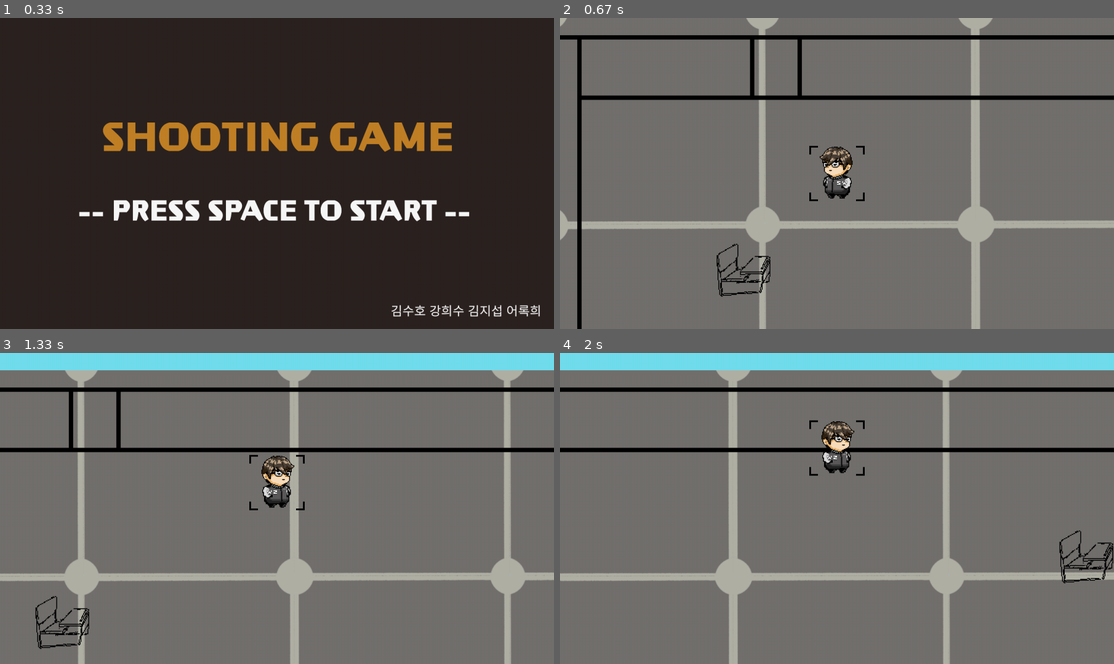
Above: before the commit, frames 1-4 (two rows, left to right).
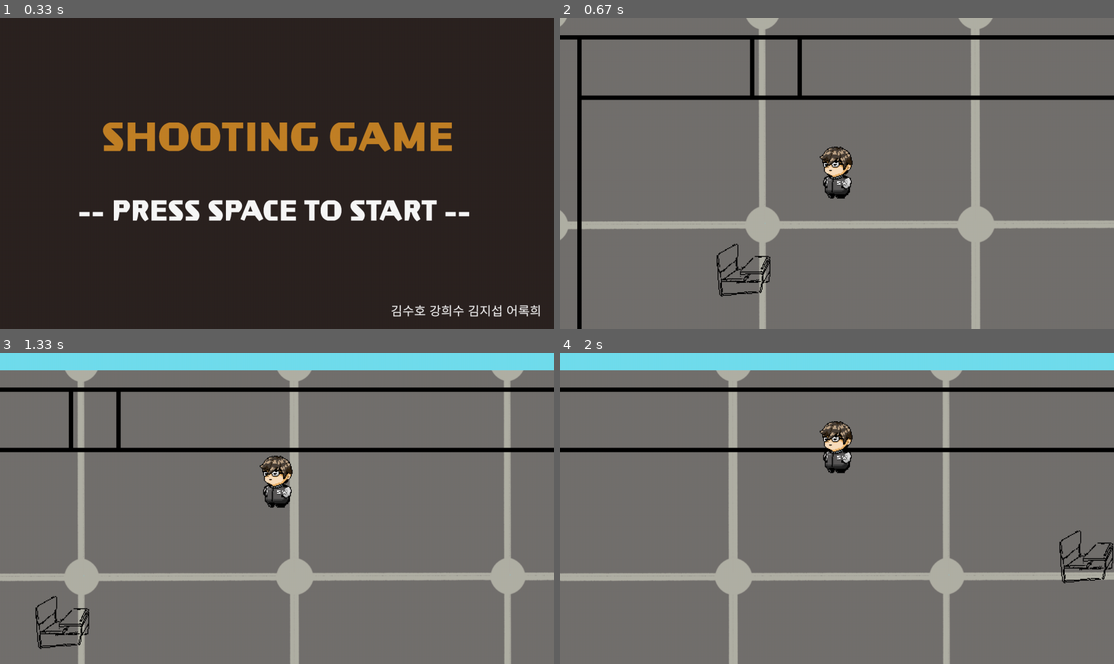
Above: after the commit, the same moments.

Repository: Srat00/PyGameProject
Game: pygame game, started from pyGameSurvival.py
Two runs of this game, one before a commit and one after it. Both use one fixed random seed, a clock stepped at 60 frames per second and the inputs below.
Inputs (mouse positions are in pixels of both pictures, inside the frame that each line leads up to):
- Up to frame 1 (0.33 s): no input
- Up to frame 2 (0.67 s): tap Space at 0.33 s
- Up to frame 3 (1.33 s): hold Right 0.67-1.13 s; move the mouse to (277, 530) at 0.7 s; hold Up from 1.17 s (still down)
- Up to frame 4 (2 s): release Up at 1.47 s; hold Right 1.5-1.97 s

Frame 1 is identical in both runs. In frame 2, less than 0.1% of the frame differs, in the area x 45-55%, y 41-59%; in frame 3, 0.6%; in frame 4, 0.6%, in the area x 45-55%, y 21-40%.

Commit message:
애니메이션 구현중

Diff:
--- a/pyGameSurvival.py
+++ b/pyGameSurvival.py
@@ -38,13 +38,27 @@
 class Player(pygame.sprite.Sprite):
 	def __init__(self, pos, group):
 		super().__init__(group) # super()는 부모 클래스의 생성자를 호출한다.
-		self.image = pygame.image.load('graphics/stay/0.png').convert_alpha()
-		self. image = pygame.transform.scale(self.image, (128, 128))  #크기 키움
+
+		self.apply_status(status='stay')
+
+		# self.image = pygame.image.load('graphics/stay/0.png').convert_alpha()
+		# self. image = pygame.transform.scale(self.image, (128, 128))  #크기 키움
+
 		self.image_right = self.image
 		self.image_left = pygame.transform.flip(self.image, True, False)
 		self.rect = self.image.get_rect(center = pos)
 		self.direction = pygame.math.Vector2() # (x, y) 형식의 벡터
 		self.speed = 10
+
+	def apply_status(self, status):
+		if status == 'stay':
+			self.sprites = [] #이 부분 if문 밖으로 빼도 되는지 확인
+			self.sprites.append(pygame.image.load('graphics/left/0.png'))
+			self.sprites.append(pygame.image.load('graphics/left/1.png'))
+			self.sprites.append(pygame.image.load('graphics/left/2.png'))
+			self.current_sprite = 0
+			self.image = self.sprites[self.current_sprite]
+			self.image = pygame.transform.scale(self.image, (128, 128))
 
 	# 주인공 이동
 	def input(self):
@@ -78,6 +92,13 @@
 
 	def update(self):
 		self.input()
+
+		self.current_sprite += 0.7
+		if int(self.current_sprite) >= len(self.sprites):
+			self.current_sprite = 0
+		self.image = self.sprites[int(self.current_sprite)]
+		self. image = pygame.transform.scale(self.image, (128, 128))
+
 		if self.direction != pygame.Vector2(0,0): # 방향이 정해져 있을 때만 이동
 			new_rect = self.rect.move(self.direction * self.speed)
 			if not any(obstacle.collision_rect.colliderect(new_rect) for obstacle in obstacles):
@@ -373,6 +394,9 @@
 
 player = Player((640,360),camera_group) # 주인공 객체 생성, 카메라 그룹에 속함
 
+moving_sprites = pygame.sprite.Group()
+moving_sprites.add(player)
+
 for i in range(ObstacleCount): # 장애물 객체 생성
 	random_x = randint(0,GROUND_WIDTH)
 	random_y = randint(0,GROUND_HEIGHT)
